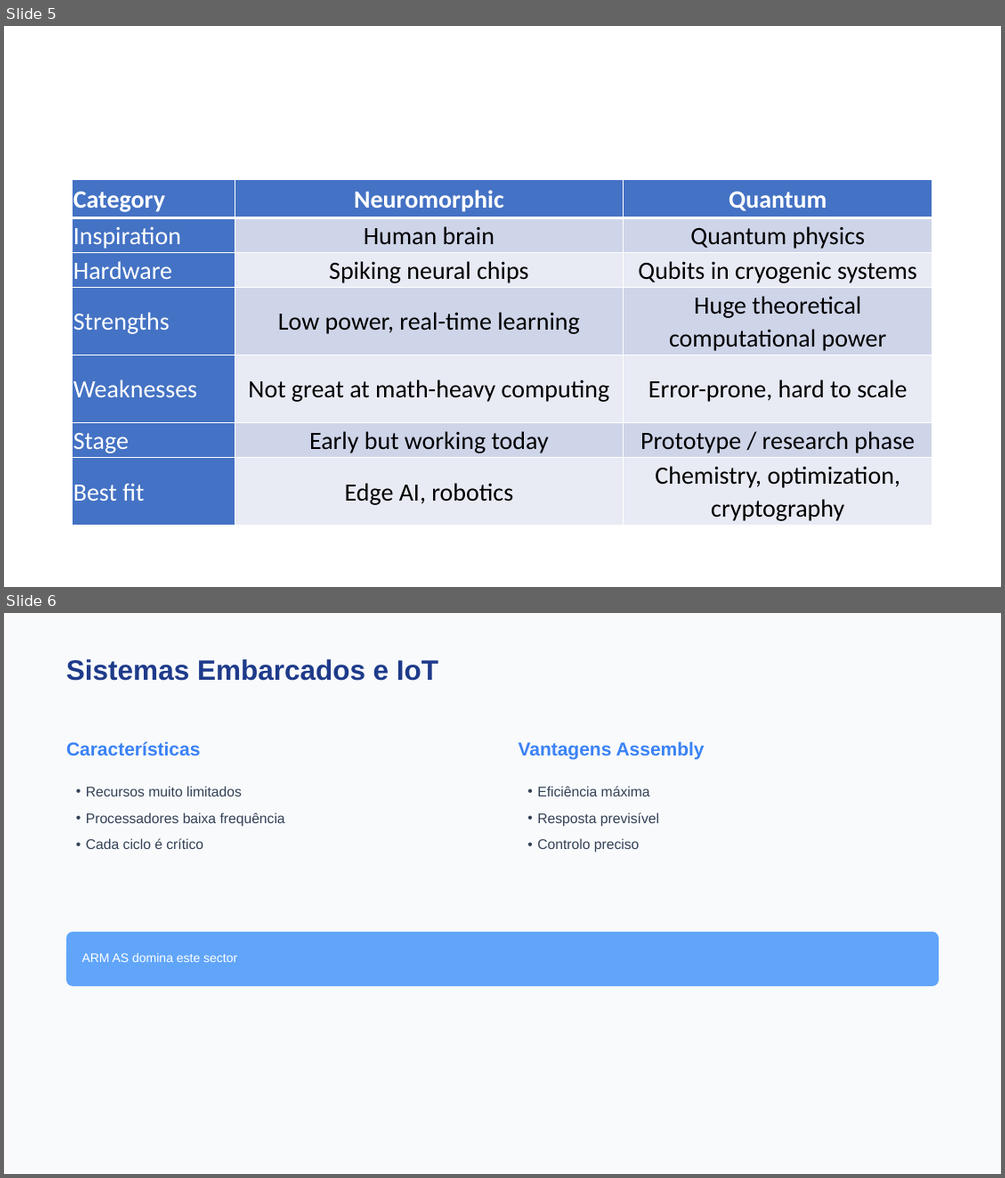
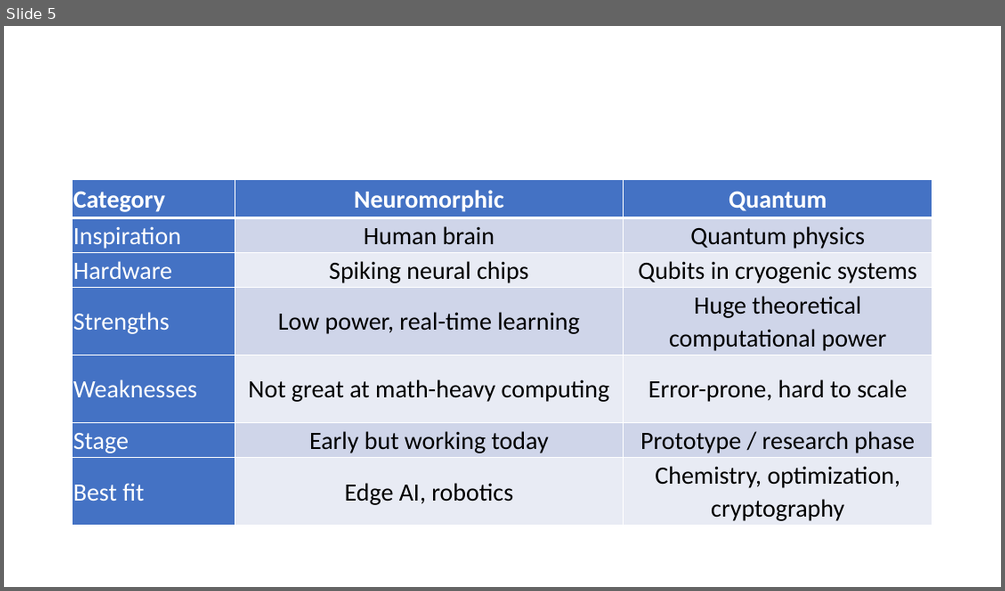
Before and after one commit to FabioRodrigues0/Faculdade, a slide deck: acomp/trabalhos_praticos/Apresentação ADC - Assembly.pptx. Shown one above the other, each under a label of ours: slides 5 and 6 before the commit, slide 5 after it. The pictures are 1005x1178 and 1005x591 pixels, drawn with LibreOffice and Linux fonts; fonts in the diff are those of the drawing. Boxes give left, top, right and bottom in pixels: in the first picture for what was removed or moved away, otherwise in the second. Text is boxed around its words. In the diff, an @@ line names an element or a change of style, - is before the commit and + after.

```diff
--- a/acomp/trabalhos_praticos/Apresentação ADC - Assembly.pptx
+++ b/acomp/trabalhos_praticos/Apresentação ADC - Assembly.pptx
@@ slide 6 removed at (4,613,1001,1174), background #F8FAFC @@
@@ text removed at (66,659,438,681) @@
-Sistemas Embarcados e IoT
@@ text removed at (66,741,201,755) @@
-Características
@@ text removed at (518,741,704,760) @@
-Vantagens Assembly
@@ text removed at (86,786,285,849) @@
-• Recursos muito limitados
-• Processadores baixa frequência
-• Cada ciclo é crítico
@@ text removed at (537,786,659,852) @@
-• Eficiência máxima
-• Resposta previsível
-• Controlo preciso
@@ rounded rectangle removed at (66,932,938,986) @@
@@ text removed at (82,953,237,962) @@
-ARM AS domina este sector
```
Also in this commit, not shown: 4 slides changed, 1 other slide removed.
